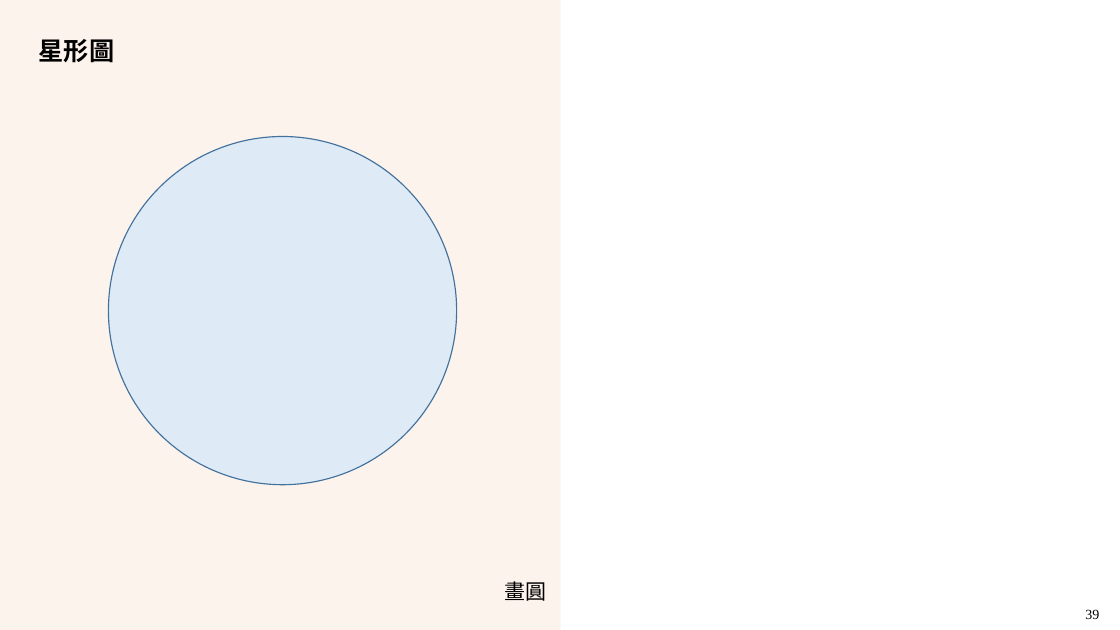
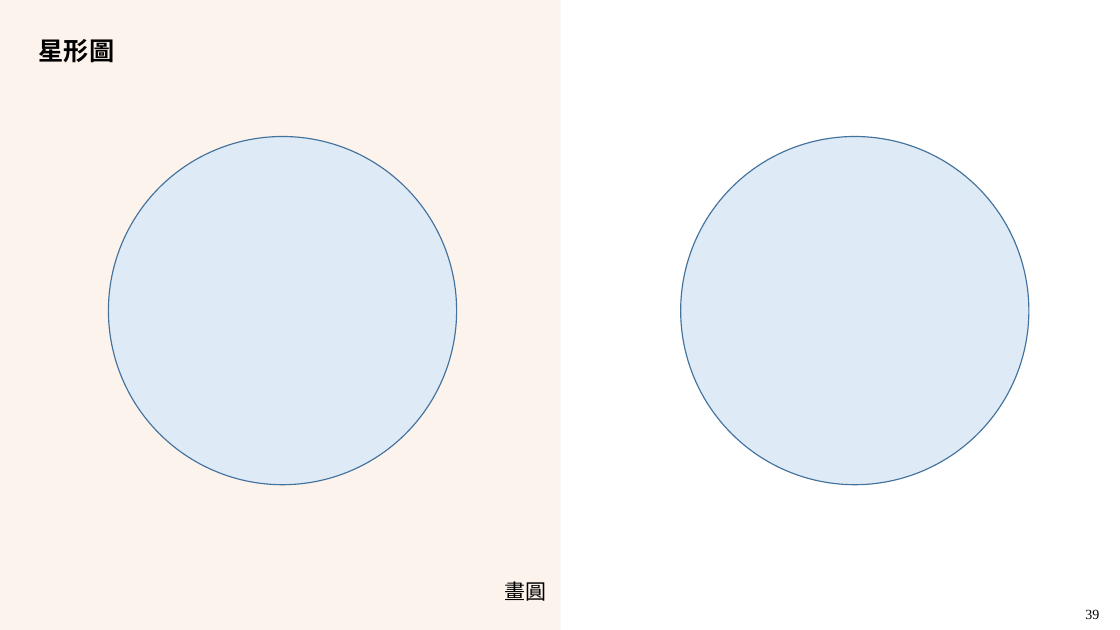
Before and after one commit to LittleD3092/My-Vault, a slide deck: slide 39 of Patterning and Drawing/6/AMA-數藝-6-規則篇-3-星形圖-2022-1202.pptx. Drawn at 1120x630 pixels with LibreOffice and Linux fonts; fonts in the diff are those of the drawing; background and template pictures are left out. Boxes give left, top, right and bottom in pixels: in the first picture for what was removed or moved away, otherwise in the second. Text is boxed around its words. In the diff, an @@ line names an element or a change of style, - is before the commit and + after.

```diff
--- a/Patterning and Drawing/6/AMA-數藝-6-規則篇-3-星形圖-2022-1202.pptx
+++ b/Patterning and Drawing/6/AMA-數藝-6-規則篇-3-星形圖-2022-1202.pptx
@@ ellipse added at box(681, 136, 1029, 485), fill #DEEBF7, outline #43739E 1 pt @@
```
Also in this commit, not shown: 12 other slides changed, 2 other files.
